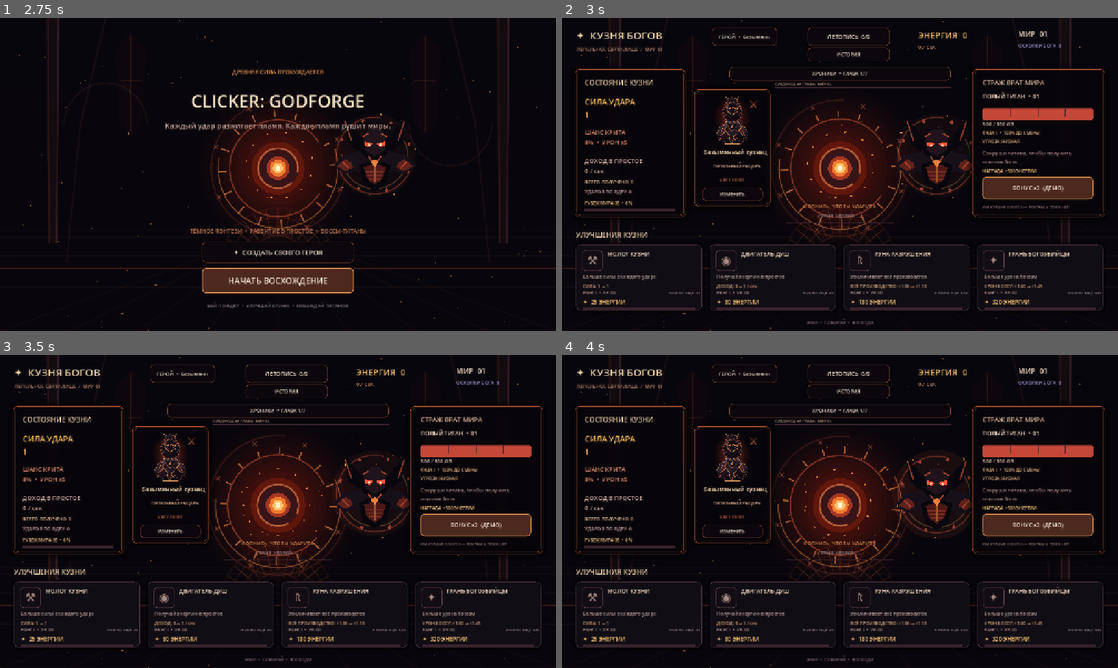
Above: before the commit, frames 1-4 (two rows, left to right).
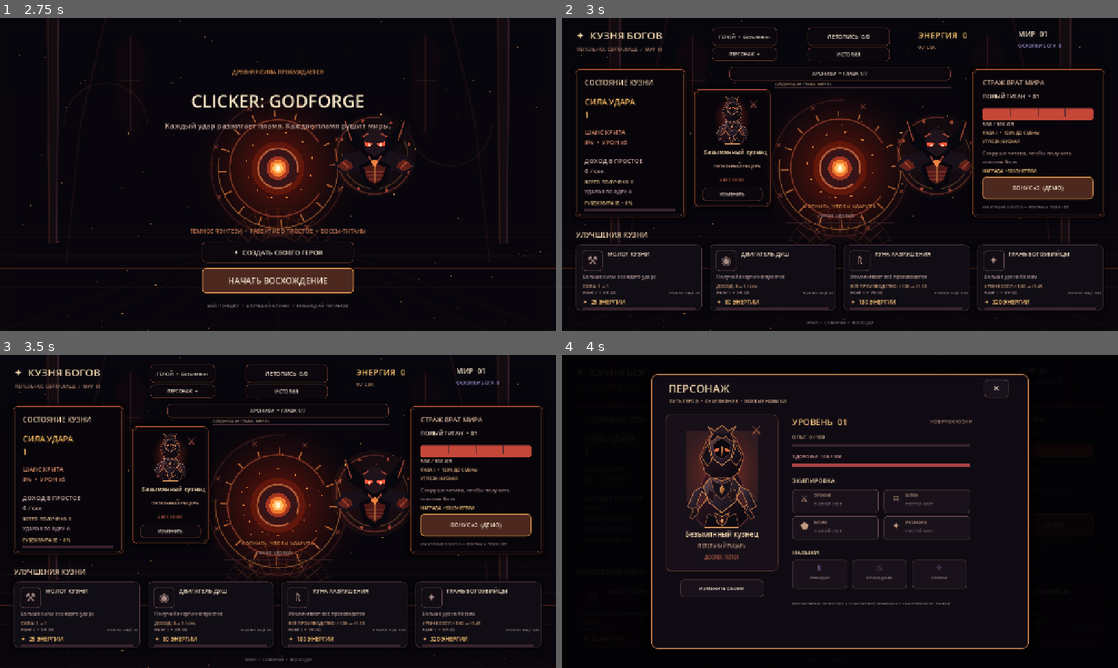
Above: after the commit, the same moments.

Repository: filesgloom-png/CLICKER-GODFORGE-
Game: Godot game, scene res://scenes/main.tscn
The game is run twice, just before and just after one commit, with the same random seed, the same clock (stepped at 60 frames per second) and the same inputs.
Inputs (mouse positions are in pixels of both pictures, inside the frame that each line leads up to):
- Up to frame 1 (2.75 s): no input
- Up to frame 2 (3 s): click "НАЧАТЬ ВОСХОЖДЕНИЕ" at 2.75 s
- Up to frame 3 (3.5 s): no input
- Up to frame 4 (4 s): click (745, 392) at 3.5 s, where only the run after the commit has a clickable "ПЕРСОНАЖ ✦"

Frame 1 is identical in both runs. In frame 2, 0.1% of the frame differs, in the area x 27-39%, y 9-14%; in frame 3, 0.1%; in frame 4, 21%, in the area x 0-100%, y 0-100%.

Commit message:
Add visual RPG character panel

Diff:
--- a/scripts/game.gd
+++ b/scripts/game.gd
@@ -52,6 +52,7 @@
 var story_button: Button
 var story_overlay: Control
 var hero_overlay: Control
+var rpg_character_overlay: Control
 var hero_name := "Безымянный кузнец"
 var hero_archetype := 0
 var hero_armor := 0
@@ -491,6 +492,9 @@
 	hero_button.add_theme_font_size_override("font_size", 12)
 	hero_button.pressed.connect(_open_hero_creator)
 	ui_labels["hero_button"] = hero_button
+	var character_button := _button("ПЕРСОНАЖ  ✦", Vector2(345, 68), Vector2(150, 30), false)
+	character_button.add_theme_font_size_override("font_size", 10)
+	character_button.pressed.connect(_open_rpg_character_panel)
 	ui_labels["energy"] = _label("ЭНЕРГИЯ  0", Vector2(820, 22), Vector2(210, 34), 20, Color("#f5c16e"))
 	ui_labels["rate"] = _label("0 / СЕК", Vector2(820, 55), Vector2(190, 22), 12, Color("#c08b65"))
 	ui_labels["stage"] = _label("МИР  01", Vector2(1050, 22), Vector2(190, 28), 17, Color("#f1dfc5"))
@@ -1267,6 +1271,196 @@
 	var edit_button := _button("ИЗМЕНИТЬ", Vector2(323, 390), Vector2(139, 30), false)
 	edit_button.add_theme_font_size_override("font_size", 10)
 	edit_button.pressed.connect(_open_hero_creator)
+
+
+func _open_rpg_character_panel() -> void:
+	if rpg_character_overlay != null and is_instance_valid(rpg_character_overlay):
+		return
+	rpg_character_overlay = Control.new()
+	rpg_character_overlay.set_anchors_and_offsets_preset(Control.PRESET_FULL_RECT)
+	rpg_character_overlay.mouse_filter = Control.MOUSE_FILTER_STOP
+	rpg_character_overlay.z_index = 130
+	add_child(rpg_character_overlay)
+
+	var dim := ColorRect.new()
+	dim.set_anchors_and_offsets_preset(Control.PRESET_FULL_RECT)
+	dim.color = Color(0.012, 0.006, 0.018, 0.94)
+	dim.mouse_filter = Control.MOUSE_FILTER_STOP
+	rpg_character_overlay.add_child(dim)
+
+	var frame := Panel.new()
+	frame.position = Vector2(205, 44)
+	frame.size = Vector2(870, 632)
+	var frame_style := StyleBoxFlat.new()
+	frame_style.bg_color = Color("#100b13")
+	frame_style.border_color = Color("#b87949")
+	frame_style.set_border_width_all(2)
+	frame_style.set_corner_radius_all(14)
+	frame_style.shadow_color = Color(0, 0, 0, 0.75)
+	frame_style.shadow_size = 22
+	frame.add_theme_stylebox_override("panel", frame_style)
+	rpg_character_overlay.add_child(frame)
+
+	var title := _character_panel_label("ПЕРСОНАЖ", Vector2(245, 60), Vector2(560, 38), 25, Color("#f2d6ac"))
+	rpg_character_overlay.add_child(title)
+	var subtitle := _character_panel_label("ПУТЬ ГЕРОЯ  •  СНАРЯЖЕНИЕ  •  БОЕВЫЕ НАВЫКИ", Vector2(247, 98), Vector2(610, 22), 11, Color("#c49b80"))
+	rpg_character_overlay.add_child(subtitle)
+
+	var close := _hero_overlay_button("✕", Vector2(972, 56), Vector2(56, 42), false)
+	close.add_theme_font_size_override("font_size", 19)
+	close.pressed.connect(_close_rpg_character_panel)
+	rpg_character_overlay.add_child(close)
+
+	var portrait_panel := Panel.new()
+	portrait_panel.position = Vector2(238, 137)
+	portrait_panel.size = Vector2(260, 360)
+	var portrait_style := StyleBoxFlat.new()
+	portrait_style.bg_color = Color("#171019")
+	portrait_style.border_color = Color("#69402f")
+	portrait_style.set_border_width_all(1)
+	portrait_style.set_corner_radius_all(12)
+	portrait_panel.add_theme_stylebox_override("panel", portrait_style)
+	rpg_character_overlay.add_child(portrait_panel)
+
+	var portrait_glow := ColorRect.new()
+	portrait_glow.position = Vector2(286, 174)
+	portrait_glow.size = Vector2(164, 164)
+	portrait_glow.color = Color(HERO_ARMOR_COLORS[hero_armor], 0.16)
+	portrait_glow.mouse_filter = Control.MOUSE_FILTER_IGNORE
+	rpg_character_overlay.add_child(portrait_glow)
+	var portrait := TextureRect.new()
+	portrait.position = Vector2(250, 137)
+	portrait.size = Vector2(236, 270)
+	portrait.texture = load("res://assets/hero_portrait.svg") as Texture2D
+	portrait.expand_mode = TextureRect.EXPAND_IGNORE_SIZE
+	portrait.stretch_mode = TextureRect.STRETCH_KEEP_ASPECT_CENTERED
+	portrait.modulate = Color(HERO_ARMOR_COLORS[hero_armor]).lerp(Color.WHITE, 0.72)
+	portrait.mouse_filter = Control.MOUSE_FILTER_IGNORE
+	rpg_character_overlay.add_child(portrait)
+	var crest := _character_panel_label(HERO_GLYPHS[hero_archetype], Vector2(420, 150), Vector2(55, 58), 30, Color(HERO_ARMOR_COLORS[hero_armor]))
+	crest.horizontal_alignment = HORIZONTAL_ALIGNMENT_CENTER
+	rpg_character_overlay.add_child(crest)
+	var name_label := _character_panel_label(hero_name, Vector2(252, 400), Vector2(232, 30), 16, Color("#f2d6ac"))
+	name_label.horizontal_alignment = HORIZONTAL_ALIGNMENT_CENTER
+	rpg_character_overlay.add_child(name_label)
+	var class_label := _character_panel_label(HERO_ARCHETYPES[hero_archetype], Vector2(252, 432), Vector2(232, 24), 10, Color("#c49b80"))
+	class_label.horizontal_alignment = HORIZONTAL_ALIGNMENT_CENTER
+	rpg_character_overlay.add_child(class_label)
+	var armor_label := _character_panel_label("ДОСПЕХ: " + HERO_ARMOR_NAMES[hero_armor], Vector2(252, 458), Vector2(232, 20), 10, Color(HERO_ARMOR_COLORS[hero_armor]))
+	armor_label.horizontal_alignment = HORIZONTAL_ALIGNMENT_CENTER
+	rpg_character_overlay.add_child(armor_label)
+	var edit_appearance := _hero_overlay_button("ИЗМЕНИТЬ ОБЛИК", Vector2(272, 517), Vector2(192, 40), false)
+	edit_appearance.add_theme_font_size_override("font_size", 11)
+	edit_appearance.pressed.connect(_edit_appearance_from_character_panel)
+	rpg_character_overlay.add_child(edit_appearance)
+
+	var level_label := _character_panel_label("УРОВЕНЬ  01", Vector2(530, 139), Vector2(210, 32), 20, Color("#f2c27b"))
+	rpg_character_overlay.add_child(level_label)
+	var rank_label := _character_panel_label("НОВИЧОК КУЗНИ", Vector2(740, 145), Vector2(205, 22), 11, Color("#c49b80"))
+	rank_label.horizontal_alignment = HORIZONTAL_ALIGNMENT_RIGHT
+	rpg_character_overlay.add_child(rank_label)
+
+	var xp_label := _character_panel_label("ОПЫТ  0 / 100", Vector2(530, 181), Vector2(390, 20), 11, Color("#d8b68c"))
+	rpg_character_overlay.add_child(xp_label)
+	var xp_track := ColorRect.new()
+	xp_track.position = Vector2(530, 205)
+	xp_track.size = Vector2(410, 8)
+	xp_track.color = Color("#39232d")
+	xp_track.mouse_filter = Control.MOUSE_FILTER_IGNORE
+	rpg_character_overlay.add_child(xp_track)
+	var xp_fill := ColorRect.new()
+	xp_fill.position = xp_track.position
+	xp_fill.size = Vector2(0, 8)
+	xp_fill.color = Color("#e6a45d")
+	xp_fill.mouse_filter = Control.MOUSE_FILTER_IGNORE
+	rpg_character_overlay.add_child(xp_fill)
+
+	var hp_label := _character_panel_label("ЗДОРОВЬЕ  100 / 100", Vector2(530, 226), Vector2(390, 20), 11, Color("#dba29a"))
+	rpg_character_overlay.add_child(hp_label)
+	var hp_track := ColorRect.new()
+	hp_track.position = Vector2(530, 250)
+	hp_track.size = Vector2(410, 8)
+	hp_track.color = Color("#39232d")
+	hp_track.mouse_filter = Control.MOUSE_FILTER_IGNORE
+	rpg_character_overlay.add_child(hp_track)
+	var hp_fill := ColorRect.new()
+	hp_fill.position = hp_track.position
+	hp_fill.size = Vector2(410, 8)
+	hp_fill.color = Color("#a94345")
+	hp_fill.mouse_filter = Control.MOUSE_FILTER_IGNORE
+	rpg_character_overlay.add_child(hp_fill)
+
+	var equipment_title := _character_panel_label("ЭКИПИРОВКА", Vector2(530, 279), Vector2(400, 24), 14, Color("#f2d6ac"))
+	rpg_character_overlay.add_child(equipment_title)
+	var equipment_names := ["ОРУЖИЕ", "ШЛЕМ", "БРОНЯ", "РЕЛИКВИЯ"]
+	var equipment_glyphs := ["⚔", "⌑", "⬟", "✦"]
+	for i in range(equipment_names.size()):
+		var col := i % 2
+		var row := int(i / 2)
+		var slot := Panel.new()
+		slot.position = Vector2(530 + col * 211, 309 + row * 62)
+		slot.size = Vector2(199, 54)
+		var slot_style := StyleBoxFlat.new()
+		slot_style.bg_color = Color("#19121b")
+		slot_style.border_color = Color("#59404a")
+		slot_style.set_border_width_all(1)
+		slot_style.set_corner_radius_all(7)
+		slot.add_theme_stylebox_override("panel", slot_style)
+		rpg_character_overlay.add_child(slot)
+		var glyph := _character_panel_label(equipment_glyphs[i], Vector2(540 + col * 211, 315 + row * 62), Vector2(36, 36), 21, Color("#c49b80"))
+		glyph.horizontal_alignment = HORIZONTAL_ALIGNMENT_CENTER
+		rpg_character_overlay.add_child(glyph)
+		var slot_name := _character_panel_label(equipment_names[i], Vector2(580 + col * 211, 316 + row * 62), Vector2(138, 18), 9, Color("#c49b80"))
+		rpg_character_overlay.add_child(slot_name)
+		var slot_status := _character_panel_label("ПУСТОЙ СЛОТ", Vector2(580 + col * 211, 336 + row * 62), Vector2(138, 16), 9, Color("#796872"))
+		rpg_character_overlay.add_child(slot_status)
+
+	var skills_title := _character_panel_label("НАВЫКИ", Vector2(530, 445), Vector2(400, 22), 14, Color("#f2d6ac"))
+	rpg_character_overlay.add_child(skills_title)
+	var skill_names := ["РУНОУДАР", "ПЛАМЯ ДУШИ", "РАЗЛОМ"]
+	var skill_glyphs := ["ᚱ", "♨", "✧"]
+	for i in range(skill_names.size()):
+		var col_x := 530 + i * 138
+		var skill_slot := Panel.new()
+		skill_slot.position = Vector2(col_x, 471)
+		skill_slot.size = Vector2(126, 66)
+		var skill_style := StyleBoxFlat.new()
+		skill_style.bg_color = Color("#19121b")
+		skill_style.border_color = Color("#59404a")
+		skill_style.set_border_width_all(1)
+		skill_style.set_corner_radius_all(7)
+		skill_slot.add_theme_stylebox_override("panel", skill_style)
+		rpg_character_overlay.add_child(skill_slot)
+		var skill_glyph := _character_panel_label(skill_glyphs[i], Vector2(col_x + 4, 474), Vector2(118, 30), 20, Color("#8b6db1"))
+		skill_glyph.horizontal_alignment = HORIZONTAL_ALIGNMENT_CENTER
+		rpg_character_overlay.add_child(skill_glyph)
+		var skill_name := _character_panel_label(skill_names[i], Vector2(col_x + 3, 507), Vector2(120, 18), 8, Color("#a58b91"))
+		skill_name.horizontal_alignment = HORIZONTAL_ALIGNMENT_CENTER
+		rpg_character_overlay.add_child(skill_name)
+
+	var note := _character_panel_label("ВИЗУАЛЬНЫЙ ПРОТОТИП  •  СНАРЯЖЕНИЕ И НАВЫКИ ПОКА НЕ ВЛИЯЮТ НА БОЙ", Vector2(530, 565), Vector2(410, 26), 9, Color("#8d777d"))
+	rpg_character_overlay.add_child(note)
+
+
+func _character_panel_label(text_value: String, pos: Vector2, label_size: Vector2, font_size: int, color: Color) -> Label:
+	var label := Label.new()
+	label.position = pos
+	label.size = label_size
+	label.text = text_value
+	label.add_theme_font_size_override("font_size", font_size)
+	label.add_theme_color_override("font_color", color)
+	return label
+
+
+func _close_rpg_character_panel() -> void:
+	if rpg_character_overlay != null and is_instance_valid(rpg_character_overlay):
+		rpg_character_overlay.queue_free()
+	rpg_character_overlay = null
+
+
+func _edit_appearance_from_character_panel() -> void:
+	_close_rpg_character_panel()
+	_open_hero_creator()
 
 
 func _refresh_ui() -> void:
@@ -1872,6 +2066,7 @@
 	journal_overlay = null
 	story_overlay = null
 	hero_overlay = null
+	rpg_character_overlay = null
 	hero_name_input = null
 	hero_preview_glyph = null
 	hero_preview_name = null
